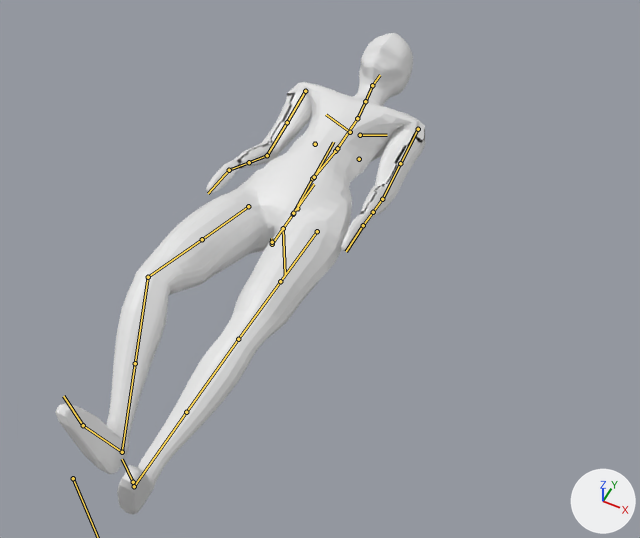
The FBX model Character Template F3.fbx, before and after one commit.
Camera for both pictures: a 50 mm lens placed at (0.889, -0.598, 1.715), pointed at (0.139, 0.902, -0.16). The axes (+X, +Y, +Z) are drawn at lower right. The lights are the same throughout. Both versions are drawn at frame 24 of the action 'rig.001|Walk'; the numbers are the values there. The bones that bend it are drawn over the model as lines.
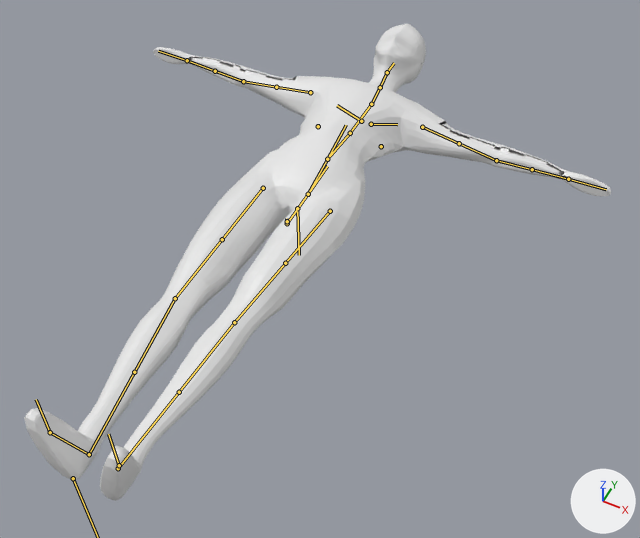
The edits, one by one:
Bone 'DEF-spine' (bone_def_spine) moves from (0.0, -0.09, 0.004) to (0.0, 0.0, 0.0).
Bone 'DEF-spine' (bone_def_spine) is rescaled from (1.02, 0.97, 1.02) to (1.0, 1.0, 1.0).
Bone 'DEF-spine.002' (bone_def_spine_002) turns from (2, 0, 0) to (0, 0, 0) degrees about its own x, y and z.
Bone 'DEF-spine.003' (bone_def_spine_003) turns from (2, 1, 0) to (0, 0, 0) degrees about its own x, y and z.
Bone 'DEF-spine.004' (bone_def_spine_004) turns from (-2, -1, 0) to (0, 0, 0) degrees about its own x, y and z.
Bone 'DEF-spine.004' (bone_def_spine_004) is rescaled from (1.02, 0.97, 1.02) to (1.0, 1.0, 1.0).
Bone 'DEF-spine.005' (bone_def_spine_005) is rescaled from (0.97, 1.07, 0.97) to (1.0, 1.0, 1.0).
Bone 'torso' (bone_torso) moves from (0.0, 0.0, -0.09) to (0.0, 0.0, 0.0).
Bone 'DEF-thigh.L' (bone_def_thigh_l) moves from (0.002, -0.004, 0.0) to (0.0, 0.0, 0.0).
Bone 'DEF-thigh.L' (bone_def_thigh_l) turns from (-4, 0, -3) to (0, 0, 0) degrees about its own x, y and z.
Bone 'DEF-thigh.L' (bone_def_thigh_l) is rescaled from (1.04, 0.93, 1.04) to (1.0, 1.0, 1.0).
Bone 'DEF-shin.L' (bone_def_shin_l) turns from (25, 0, 3) to (0, 0, 0) degrees about its own x, y and z.
Bone 'DEF-shin.L' (bone_def_shin_l) is rescaled from (0.99, 0.98, 1.03) to (1.0, 1.0, 1.0).
Bone 'DEF-foot.L' (bone_def_foot_l) turns from (-20, 0, 4) to (0, 0, 0) degrees about its own x, y and z.
Bone 'DEF-foot.L' (bone_def_foot_l) is rescaled from (0.91, 1.11, 0.99) to (1.0, 1.0, 1.0).
Bone 'DEF-toe.L' (bone_def_toe_l) turns from (-4, -1, 4) to (0, 0, 0) degrees about its own x, y and z.
Bone 'DEF-toe.L' (bone_def_toe_l) is rescaled from (1.05, 0.91, 1.06) to (1.0, 1.0, 1.0).
Bone 'DEF-thigh.R' (bone_def_thigh_r) moves from (0.0, -0.003, 0.001) to (0.0, 0.0, 0.0).
Bone 'DEF-thigh.R' (bone_def_thigh_r) turns from (-13, 0, 2) to (0, 0, 0) degrees about its own x, y and z.
Bone 'DEF-thigh.R' (bone_def_thigh_r) is rescaled from (1.05, 0.91, 1.05) to (1.0, 1.0, 1.0).
Bone 'DEF-shin.R' (bone_def_shin_r) turns from (39, -1, -3) to (0, 0, 0) degrees about its own x, y and z.
Bone 'DEF-shin.R' (bone_def_shin_r) is rescaled from (0.99, 0.95, 1.07) to (1.0, 1.0, 1.0).
Bone 'DEF-foot.R' (bone_def_foot_r) turns from (-26, 0, -1) to (0, 0, 0) degrees about its own x, y and z.
Bone 'DEF-foot.R' (bone_def_foot_r) is rescaled from (0.91, 1.11, 0.99) to (1.0, 1.0, 1.0).
Bone 'DEF-toe.R' (bone_def_toe_r) turns from (-5, 1, -3) to (0, 0, 0) degrees about its own x, y and z.
Bone 'DEF-toe.R' (bone_def_toe_r) is rescaled from (1.04, 0.92, 1.06) to (1.0, 1.0, 1.0).
Bone 'MCH-spine.002' (bone_mch_spine_002) turns from (2, 0, 1) to (0, 0, 0) degrees about its own x, y and z.
Bone 'MCH-spine.003' (bone_mch_spine_003) turns from (2, 0, 1) to (0, 0, 0) degrees about its own x, y and z.
Bone 'ORG-shoulder.L' (bone_org_shoulder_l) turns from (2, 0, -3) to (0, 0, 0) degrees about its own x, y and z.
Bone 'DEF-upper_arm.L' (bone_def_upper_arm_l) moves from (-0.043, 0.003, 0.01) to (0.0, 0.0, 0.0).
Bone 'DEF-upper_arm.L' (bone_def_upper_arm_l) turns from (-30, -24, -76) to (0, 0, 0) degrees about its own x, y and z.
Bone 'DEF-upper_arm.L' (bone_def_upper_arm_l) is rescaled from (0.98, 1.04, 0.98) to (1.0, 1.0, 1.0).
Bone 'DEF-upper_arm.L.001' (bone_def_upper_arm_l_001) turns from (0, 11, 0) to (0, 0, 0) degrees about its own x, y and z.
Bone 'DEF-forearm.L' (bone_def_forearm_l) turns from (32, 12, -1) to (0, 0, 0) degrees about its own x, y and z.
Bone 'DEF-forearm.L' (bone_def_forearm_l) is rescaled from (1.04, 0.94, 1.02) to (1.0, 1.0, 1.0).
Bone 'DEF-hand.L' (bone_def_hand_l) turns from (-20, -2, 1) to (0, 0, 0) degrees about its own x, y and z.
Bone 'DEF-hand.L' (bone_def_hand_l) is rescaled from (0.98, 1.04, 0.98) to (1.0, 1.0, 1.0).
Bone 'ORG-shoulder.R' (bone_org_shoulder_r) turns from (2, 0, 3) to (0, 0, 0) degrees about its own x, y and z.
Bone 'DEF-upper_arm.R' (bone_def_upper_arm_r) moves from (0.048, 0.002, 0.009) to (0.0, 0.0, 0.0).
Bone 'DEF-upper_arm.R' (bone_def_upper_arm_r) turns from (-26, 21, 78) to (0, 0, 0) degrees about its own x, y and z.
Bone 'DEF-upper_arm.R' (bone_def_upper_arm_r) is rescaled from (0.98, 1.05, 0.98) to (1.0, 1.0, 1.0).
Bone 'DEF-upper_arm.R.001' (bone_def_upper_arm_r_001) turns from (0, -11, 0) to (0, 0, 0) degrees about its own x, y and z.
Bone 'DEF-forearm.R' (bone_def_forearm_r) turns from (32, -12, 1) to (0, 0, 0) degrees about its own x, y and z.
Bone 'DEF-forearm.R' (bone_def_forearm_r) is rescaled from (1.05, 0.94, 1.02) to (1.0, 1.0, 1.0).
Bone 'DEF-hand.R' (bone_def_hand_r) turns from (-23, 4, -4) to (0, 0, 0) degrees about its own x, y and z.
Bone 'DEF-hand.R' (bone_def_hand_r) is rescaled from (0.98, 1.04, 0.99) to (1.0, 1.0, 1.0).
Bone 'ORG-breast.L' (bone_org_breast_l) moves from (0.033, 0.0, 0.0) to (0.0, 0.0, 0.0).
Bone 'ORG-breast.R' (bone_org_breast_r) moves from (-0.035, 0.0, 0.0) to (0.0, 0.0, 0.0).

What differs and where, as boxes [x1, y1, x2, y2] in the pictures (640 x 538 px):
'Sphere', posed (58% wider)
    before: [55, 33, 425, 515]
    after: [24, 24, 611, 501]
bone 'DEF-spine', root to tip
    before: (272, 244) to (293, 214)
    after: (287, 223) to (308, 194)
bone 'DEF-spine.002', root to tip
    before: (312, 178) to (335, 151)
    after: (327, 159) to (350, 133)
bone 'DEF-spine.003', root to tip
    before: (335, 151) to (357, 118)
    after: (350, 133) to (371, 104)
bone 'DEF-spine.004', root to tip
    before: (357, 118) to (365, 101)
    after: (371, 104) to (380, 87)
bone 'DEF-spine.005', root to tip
    before: (365, 101) to (372, 85)
    after: (380, 87) to (387, 72)
bone 'torso', root to tip
    before: (283, 228) to (285, 274)
    after: (297, 208) to (299, 255)
bone 'DEF-thigh.L', root to tip
    before: (317, 231) to (280, 281)
    after: (330, 211) to (285, 263)
bone 'DEF-shin.L', root to tip
    before: (238, 339) to (186, 412)
    after: (234, 322) to (179, 392)
bone 'DEF-foot.L', root to tip
    before: (134, 486) to (133, 482)
    after: (118, 468) to (119, 465)
bone 'DEF-toe.L', root to tip
    before: (133, 482) to (122, 459)
    after: (119, 465) to (108, 434)
bone 'DEF-thigh.R', root to tip
    before: (248, 206) to (202, 239)
    after: (263, 188) to (222, 239)
bone 'DEF-shin.R', root to tip
    before: (148, 277) to (135, 363)
    after: (175, 298) to (134, 372)
bone 'DEF-foot.R', root to tip
    before: (122, 452) to (83, 425)
    after: (89, 454) to (50, 432)
bone 'DEF-toe.R', root to tip
    before: (83, 425) to (63, 396)
    after: (50, 432) to (36, 399)
bone 'MCH-spine.002', root to tip
    before: (314, 177) to (314, 179)
    after: (327, 159) to (327, 161)
bone 'MCH-spine.003', root to tip
    before: (337, 148) to (337, 150)
    after: (350, 133) to (349, 135)
bone 'ORG-shoulder.L', root to tip
    before: (360, 135) to (387, 135)
    after: (371, 124) to (397, 124)
bone 'DEF-upper_arm.L', root to tip
    before: (418, 129) to (400, 163)
    after: (422, 127) to (459, 143)
bone 'DEF-upper_arm.L.001', root to tip
    before: (400, 163) to (382, 199)
    after: (459, 143) to (496, 160)
bone 'DEF-forearm.L', root to tip
    before: (382, 199) to (373, 212)
    after: (496, 160) to (532, 169)
bone 'DEF-hand.L', root to tip
    before: (363, 225) to (346, 251)
    after: (568, 179) to (606, 189)
bone 'ORG-shoulder.R', root to tip
    before: (350, 132) to (326, 114)
    after: (361, 121) to (337, 105)
bone 'DEF-upper_arm.R', root to tip
    before: (305, 91) to (287, 122)
    after: (310, 92) to (276, 87)
bone 'DEF-upper_arm.R.001', root to tip
    before: (287, 122) to (267, 155)
    after: (276, 87) to (243, 81)
bone 'DEF-forearm.R', root to tip
    before: (267, 155) to (249, 162)
    after: (243, 81) to (215, 71)
bone 'DEF-hand.R', root to tip
    before: (229, 170) to (208, 193)
    after: (187, 60) to (158, 51)
bone 'ORG-breast.L', root to tip
    before: (359, 159) to (359, 157)
    after: (381, 146) to (381, 144)
bone 'ORG-breast.R', root to tip
    before: (315, 144) to (315, 141)
    after: (318, 126) to (318, 124)
